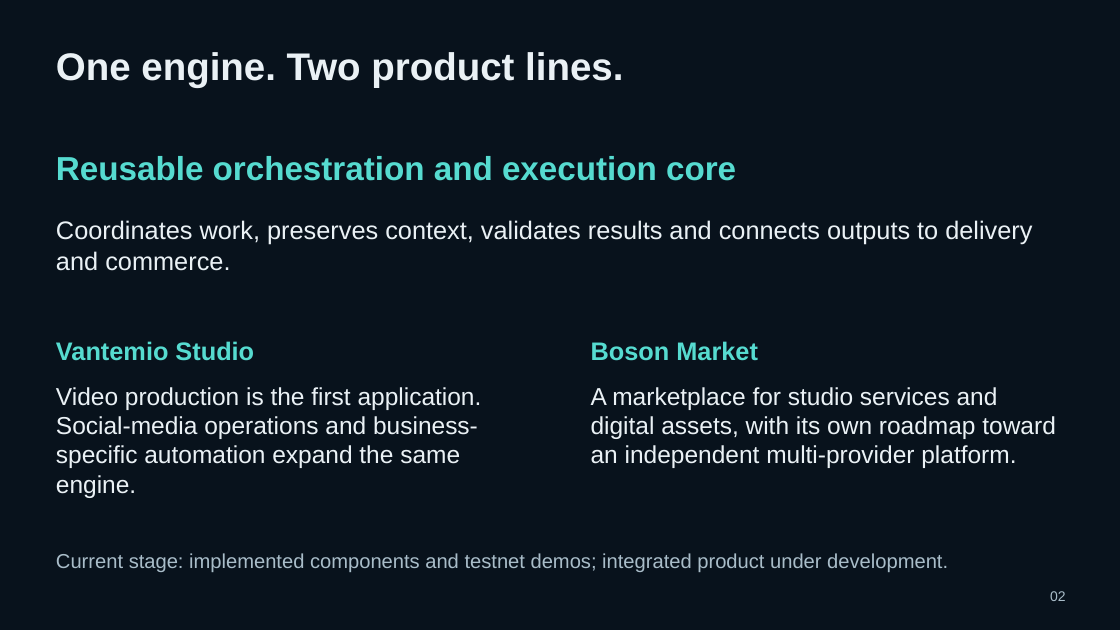
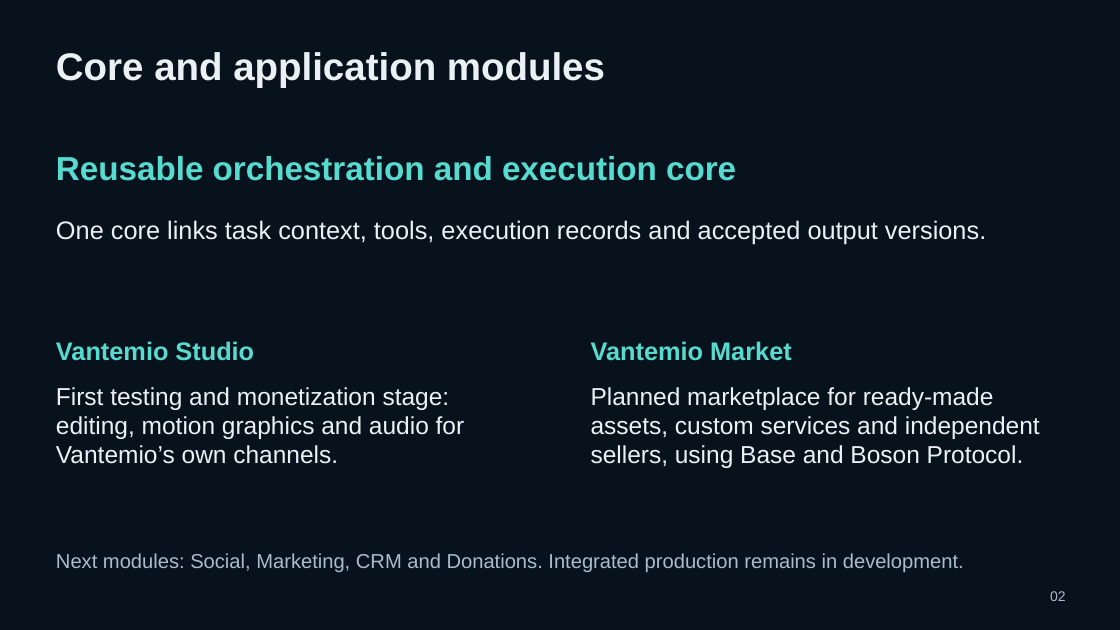
Before and after one commit to pavlichuckcrypt-maker/Vantemio, a slide deck: slide 2 of docs/pitch/Vantemio_Presentation_2026-10-05.pptx. Drawn at 1120x630 pixels with LibreOffice and Linux fonts; fonts in the diff are those of the drawing. Boxes give left, top, right and bottom in pixels: in the first picture for what was removed or moved away, otherwise in the second. Text is boxed around its words. In the diff, an @@ line names an element or a change of style, - is before the commit and + after.

Commit message:
Update Vantemio pitch and funding scenarios
8 October 2026 presentation: current development status, deployment profiles, Market service acceptance, Donations and planned AI avatars, $150k solo / $400k team funding and DGX Spark AI offload. Preserve stable pitch paths. Expected performance improvements are validation targets.

```diff
--- a/docs/pitch/Vantemio_Presentation_2026-10-05.pptx
+++ b/docs/pitch/Vantemio_Presentation_2026-10-05.pptx
@@ text at [56,52,605,88]: text changed @@
-One engine. Two product lines.
+Core and application modules
@@ text at [56,220,986,245]: text changed @@
-Coordinates work, preserves context, validates results and connects outputs to delivery and commerce.
+One core links task context, tools, execution records and accepted output versions.
@@ text at [591,341,792,361]: text changed @@
-Boson Market
+Vantemio Market
@@ text at [56,387,465,464]: text changed @@
-Video production is the first application. Social-media operations and business-specific automation expand the same engine.
+First testing and monetization stage: editing, motion graphics and audio for Vantemio’s own channels.
@@ text at [591,387,1040,468]: text changed @@
-A marketplace for studio services and digital assets, with its own roadmap toward an independent multi-provider platform.
+Planned marketplace for ready-made assets, custom services and independent sellers, using Base and Boson Protocol.
@@ text at [56,553,964,572]: text changed @@
-Current stage: implemented components and testnet demos; integrated product under development.
+Next modules: Social, Marketing, CRM and Donations. Integrated production remains in development.
```
Also in this commit, not shown: 27 other slides changed, 8 slides added, 5 slides removed, 1 other file.
